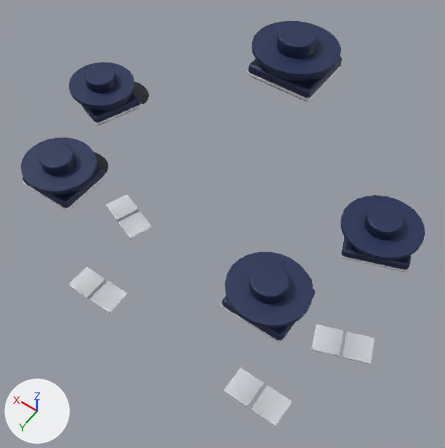
One commit to the glTF model art-src/blender/export/crew/bubble-patrol-lod0.glb: the scene before it, then after it.
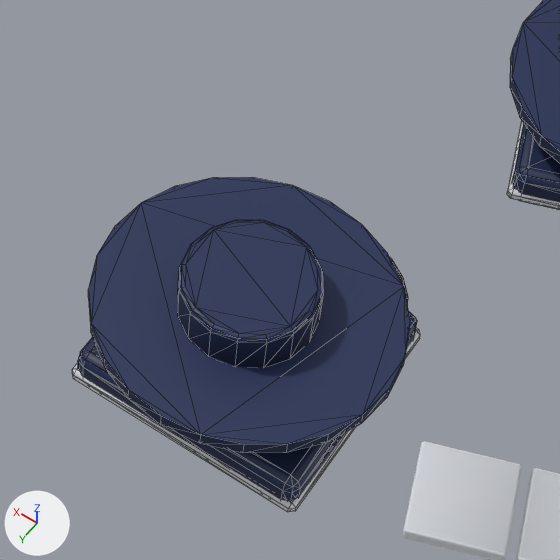
The first picture shows the older version from a camera (50 mm lens) standing at (-1.28, 2.57, 3.78) and looking at (-0.01, 0.8, 1.0). The close-ups show the older and then the newer version on the part from 45% to 80% of the width and 45% to 80% of the height of that picture. Only the edits that show in the close-ups are written down. Lighting does not change. The marker at lower left points along +X, +Y and +Z. The close-ups show mesh edges as thin lines. Vertices at exactly the same position are counted once.

In view in the first close-up: 'att1_hat', 'att3_hat', 'att3_leg_l_trim', 'att3_leg_r_trim'.
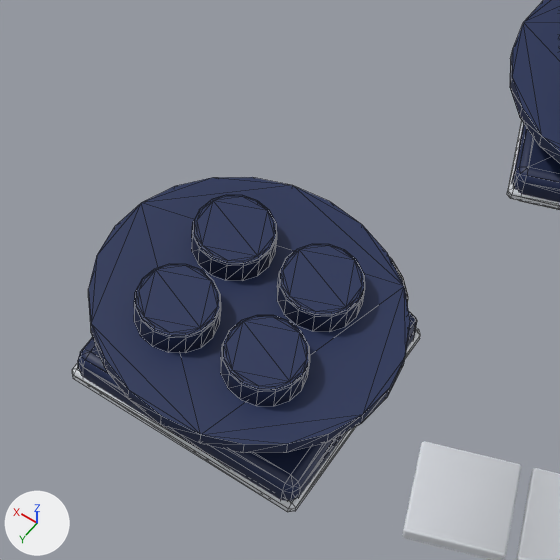
Patch to the scene script:
```diff
--- a/art-src/blender/export/crew/bubble-patrol-lod0.glb.py
+++ b/art-src/blender/export/crew/bubble-patrol-lod0.glb.py
@@ me_att0_hat @@
 # used by ob_att1_hat; location = (-0.62, 1.3, 1.51)
-me_att0_hat.from_pydata(...)  # 262 vertices, 464 faces; spans x -0.19..0.19, y -0.255..0.19, z -0.127..0.104
+me_att0_hat.from_pydata(...)  # 454 vertices, 794 faces; spans x -0.19..0.19, y -0.255..0.19, z -0.127..0.081
+# me_att0_hat part 1: the loose piece of 64 vertices spanning x -0.084..0.084, y -0.074..0.094, z 0.043..0.104 is copied, and the copy is scaled about its middle by 0.6, then moved by (0.06, -0.06, -0.012); it spans x 0.01..0.11, y -0.1..0.0, z 0.044..0.081
+# me_att0_hat part 2: the loose piece of 64 vertices spanning x -0.084..0.084, y -0.074..0.094, z 0.043..0.104 is copied, and the copy is scaled about its middle by 0.6, then moved by (-0.06, 0.06, -0.012); it spans x -0.11..-0.01, y 0.02..0.12, z 0.044..0.081
+# me_att0_hat part 3: the loose piece of 64 vertices spanning x -0.084..0.084, y -0.074..0.094, z 0.043..0.104 is copied, and the copy is scaled about its middle by 0.6, then moved by (0.06, 0.06, -0.012); it spans x 0.01..0.11, y 0.02..0.12, z 0.044..0.081
+# me_att0_hat part 4
+# 64 vertices move from x -0.084..0.084, y -0.074..0.094, z 0.043..0.104 to x -0.11..-0.01, y -0.1..0.0, z 0.044..0.081
+# me_att0_hat part 5: 16 kept faces spanning x -0.079..-0.01, y -0.069..0.0, z 0.044..0.079 get new vertex colours; the middle colour goes from dark blue #1b294f to dark blue #172548
 me_att0_hat.materials.append(mat_defaultmaterial)
```

What differs and where, as boxes [x1, y1, x2, y2] in the close-ups (560 x 560 px; the box of a moved part takes in the faces that stretch with it):
part 1 of me_att0_hat, added (blue): after [192, 195, 277, 280]
part 2 of me_att0_hat, added (blue): after [221, 315, 310, 406]
part 3 of me_att0_hat, added (blue): after [134, 264, 221, 352]
part 4 of me_att0_hat, moved or reshaped: before [178, 220, 324, 367]; after [277, 244, 365, 331]
part 5 of me_att0_hat, recoloured: before [178, 245, 238, 356]; after [278, 259, 315, 325]
